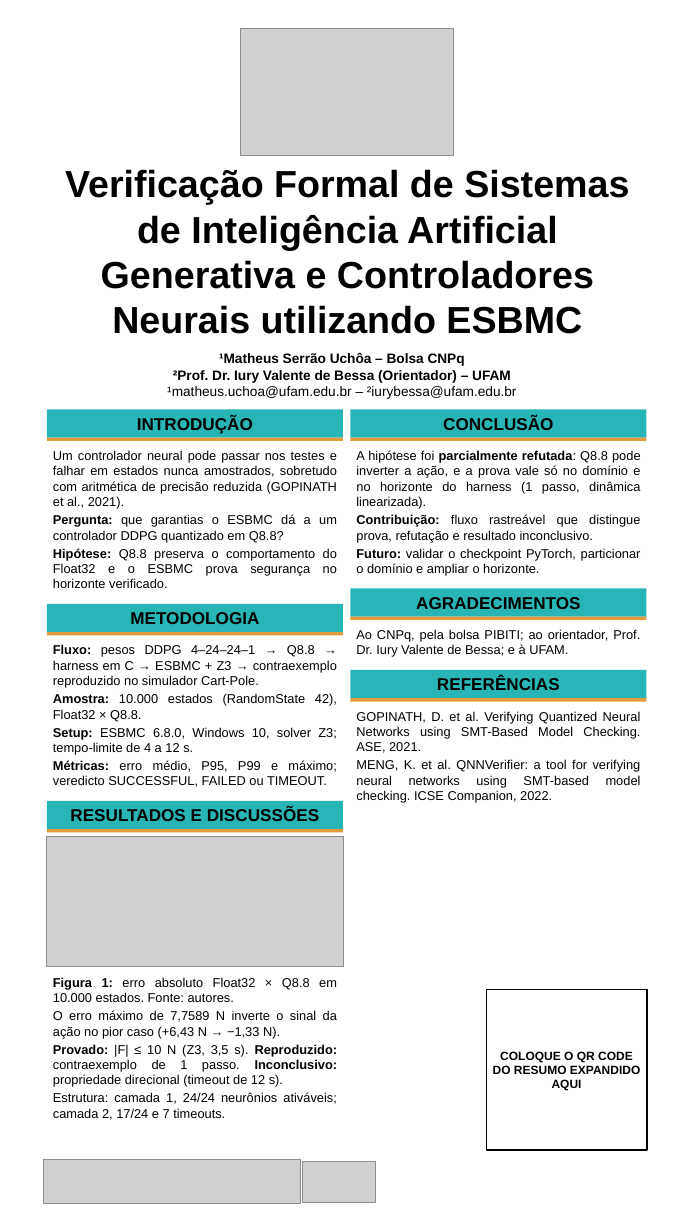
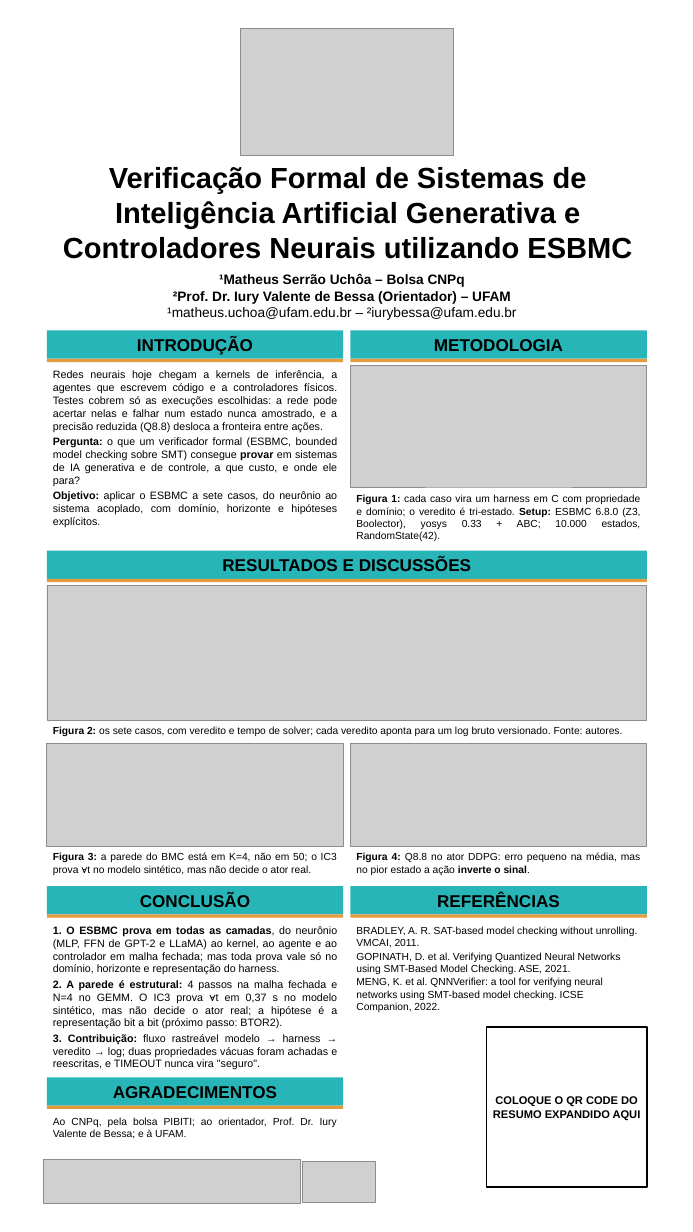
Before and after one commit to maktheus/esbmc, a slide deck: slide 1 of pibic/banner_conic/banner_conic_pibiti.pptx. Drawn at 693x1232 pixels with LibreOffice and Linux fonts; fonts in the diff are those of the drawing; grey boxes stand for pictures; background and template pictures are left out. Boxes give left, top, right and bottom in pixels: in the first picture for what was removed or moved away, otherwise in the second. Text is boxed around its words. In the diff, an @@ line names an element or a change of style, - is before the commit and + after.

```diff
--- a/pibic/banner_conic/banner_conic_pibiti.pptx
+++ b/pibic/banner_conic/banner_conic_pibiti.pptx
@@ text "Verificação Formal de Sistemas de ..." at box(63, 167, 632, 259): size 44 to 34 pt @@
@@ 2 rectangles, 1 text: place and size @@
-2 rectangles, 1 text at box(47, 352, 517, 441)
+2 rectangles, 1 text at box(47, 273, 517, 362)
@@ rectangle "METODOLOGIA": place and size @@
-rectangle "METODOLOGIA" at box(47, 604, 343, 632)
+rectangle "METODOLOGIA" at box(351, 330, 647, 359)
@@ rectangle: place and size @@
-rectangle at box(47, 632, 343, 635)
+rectangle at box(351, 359, 647, 362)
@@ text at box(53, 370, 338, 527): text changed; size 15 to 12.5 pt @@
-Um controlador neural pode passar nos testes e falhar em estados nunca amostrados, sobretudo com aritmética de precisão reduzida (GOPINATH et al., 2021).
-Pergunta: que garantias o ESBMC dá a um controlador DDPG quantizado em Q8.8?
-Hipótese: Q8.8 preserva o comportamento do Float32 e o ESBMC prova segurança no horizonte verificado.
+Redes neurais hoje chegam a kernels de inferência, a agentes que escrevem código e a controladores físicos. Testes cobrem só as execuções escolhidas: a rede pode acertar nelas e falhar num estado nunca amostrado, e a precisão reduzida (Q8.8) desloca a fronteira entre ações.
+Pergunta: o que um verificador formal (ESBMC, bounded model checking sobre SMT) consegue provar em sistemas de IA generativa e de controle, a que custo, e onde ele para?
+Objetivo: aplicar o ESBMC a sete casos, do neurônio ao sistema acoplado, com domínio, horizonte e hipóteses explícitos.
@@ picture added at box(351, 365, 647, 487) @@
@@ text at box(356, 495, 641, 541): text changed; size 15 to 12 pt @@
-Fluxo: pesos DDPG 4–24–24–1 → Q8.8 → harness em C → ESBMC + Z3 → contraexemplo reproduzido no simulador Cart-Pole.
-Amostra: 10.000 estados (RandomState 42), Float32 × Q8.8.
-Setup: ESBMC 6.8.0, Windows 10, solver Z3; tempo-limite de 4 a 12 s.
-Métricas: erro médio, P95, P99 e máximo; veredicto SUCCESSFUL, FAILED ou TIMEOUT.
+Figura 1: cada caso vira um harness em C com propriedade e domínio; o veredito é tri-estado. Setup: ESBMC 6.8.0 (Z3, Boolector), yosys 0.33 + ABC; 10.000 estados, RandomState(42).
@@ rectangle "RESULTADOS E DISCUSSÕES": place and size @@
-rectangle "RESULTADOS E DISCUSSÕES" at box(47, 801, 343, 829)
+rectangle "RESULTADOS E DISCUSSÕES" at box(47, 551, 647, 579)
@@ rectangle: place and size @@
-rectangle at box(47, 829, 343, 832)
+rectangle at box(47, 579, 647, 582)
@@ picture added at box(47, 585, 647, 720) @@
@@ picture added at box(47, 744, 343, 846) @@
@@ text added at box(53, 726, 622, 736), 12 pt, text #000000 @@
+Figura 2: os sete casos, com veredito e tempo de solver; cada veredito aponta para um log bruto versionado. Fonte: autores.
@@ picture added at box(351, 744, 647, 846) @@
@@ picture removed at box(47, 836, 343, 966) @@
@@ text added at box(53, 853, 337, 875), 12 pt, text #000000 @@
+Figura 3: a parede do BMC está em K=4, não em 50; o IC3 prova ∀t no modelo sintético, mas não decide o ator real.
@@ text at box(356, 853, 640, 875): text changed; size 15 to 12 pt @@
-Figura 1: erro absoluto Float32 × Q8.8 em 10.000 estados. Fonte: autores.
-O erro máximo de 7,7589 N inverte o sinal da ação no pior caso (+6,43 N → −1,33 N).
-Provado: |F| ≤ 10 N (Z3, 3,5 s). Reproduzido: contraexemplo de 1 passo. Inconclusivo: propriedade direcional (timeout de 12 s).
-Estrutura: camada 1, 24/24 neurônios ativáveis; camada 2, 17/24 e 7 timeouts.
+Figura 4: Q8.8 no ator DDPG: erro pequeno na média, mas no pior estado a ação inverte o sinal.
@@ rectangle "CONCLUSÃO": place and size @@
-rectangle "CONCLUSÃO" at box(351, 410, 647, 438)
+rectangle "CONCLUSÃO" at box(47, 886, 343, 915)
@@ rectangle "REFERÊNCIAS": place and size @@
-rectangle "REFERÊNCIAS" at box(351, 670, 647, 699)
+rectangle "REFERÊNCIAS" at box(351, 886, 647, 915)
@@ rectangle: place and size @@
-rectangle at box(351, 438, 647, 441)
+rectangle at box(47, 914, 343, 917)
@@ text at box(53, 926, 338, 1070): text changed; size 15 to 12.5 pt @@
-A hipótese foi parcialmente refutada: Q8.8 pode inverter a ação, e a prova vale só no domínio e no horizonte do harness (1 passo, dinâmica linearizada).
-Contribuição: fluxo rastreável que distingue prova, refutação e resultado inconclusivo.
-Futuro: validar o checkpoint PyTorch, particionar o domínio e ampliar o horizonte.
+1. O ESBMC prova em todas as camadas, do neurônio (MLP, FFN de GPT-2 e LLaMA) ao kernel, ao agente e ao controlador em malha fechada; mas toda prova vale só no domínio, horizonte e representação do harness.
+2. A parede é estrutural: 4 passos na malha fechada e N=4 no GEMM. O IC3 prova ∀t em 0,37 s no modelo sintético, mas não decide o ator real; a hipótese é a representação bit a bit (próximo passo: BTOR2).
+3. Contribuição: fluxo rastreável modelo → harness → veredito → log; duas propriedades vácuas foram achadas e reescritas, e TIMEOUT nunca vira "seguro".
@@ rectangle: place and size @@
-rectangle at box(351, 698, 647, 701)
+rectangle at box(351, 914, 647, 917)
@@ text "BRADLEY, A. R. SAT-based model ...": place and size @@
-text "BRADLEY, A. R. SAT-based model ..." at box(356, 711, 641, 803)
+text "BRADLEY, A. R. SAT-based model ..." at box(356, 926, 638, 1012)
@@ text at box(356, 926, 638, 947): paragraph added @@
+BRADLEY, A. R. SAT-based model checking without unrolling. VMCAI, 2011.
@@ text at box(356, 952, 621, 1012): size 15 to 12 pt in "GOPINATH, D. et al. Verifying Quantized Neural ...", "MENG, K. et al. QNNVerifier: a tool ..."; alignment justified to left; less space between paragraphs @@
@@ rectangle "COLOQUE O QR CODE DO ...": place and size @@
-rectangle "COLOQUE O QR CODE DO ..." at box(487, 989, 647, 1149)
+rectangle "COLOQUE O QR CODE DO ..." at box(487, 1027, 647, 1187)
@@ rectangle "COLOQUE O QR CODE DO ..." at box(487, 1027, 647, 1187): size 14 to 13 pt @@
@@ rectangle "AGRADECIMENTOS": place and size @@
-rectangle "AGRADECIMENTOS" at box(351, 588, 647, 617)
+rectangle "AGRADECIMENTOS" at box(47, 1077, 343, 1106)
@@ rectangle: place and size @@
-rectangle at box(351, 617, 647, 620)
+rectangle at box(47, 1106, 343, 1109)
@@ text "Ao CNPq, pela bolsa PIBITI; ...": place and size @@
-text "Ao CNPq, pela bolsa PIBITI; ..." at box(356, 629, 640, 657)
+text "Ao CNPq, pela bolsa PIBITI; ..." at box(53, 1117, 337, 1138)
@@ text "Ao CNPq, pela bolsa PIBITI; ..." at box(53, 1117, 337, 1138): size 15 to 12 pt @@
```
Also in this commit, not shown: 3 other files.
